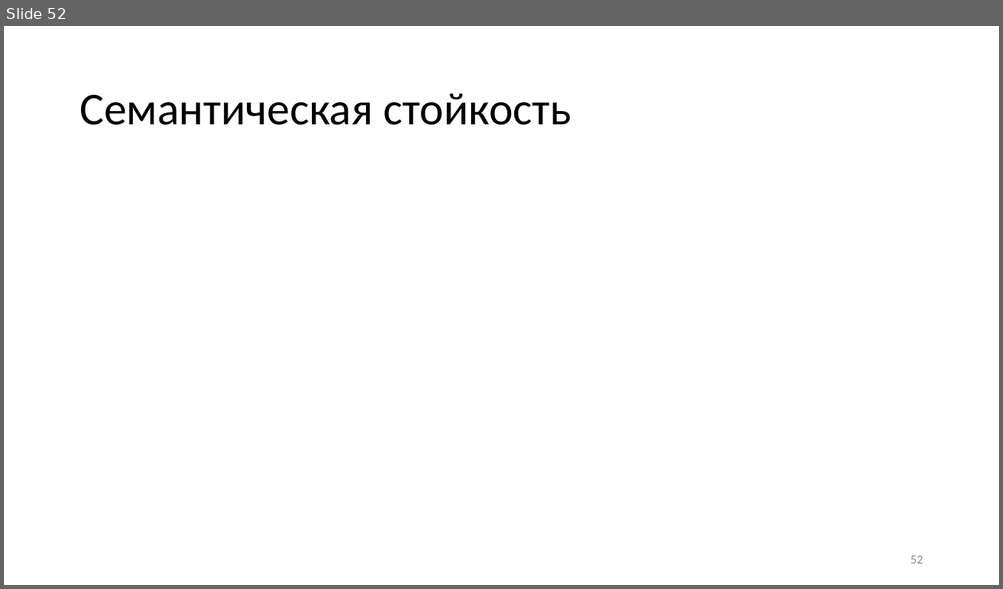
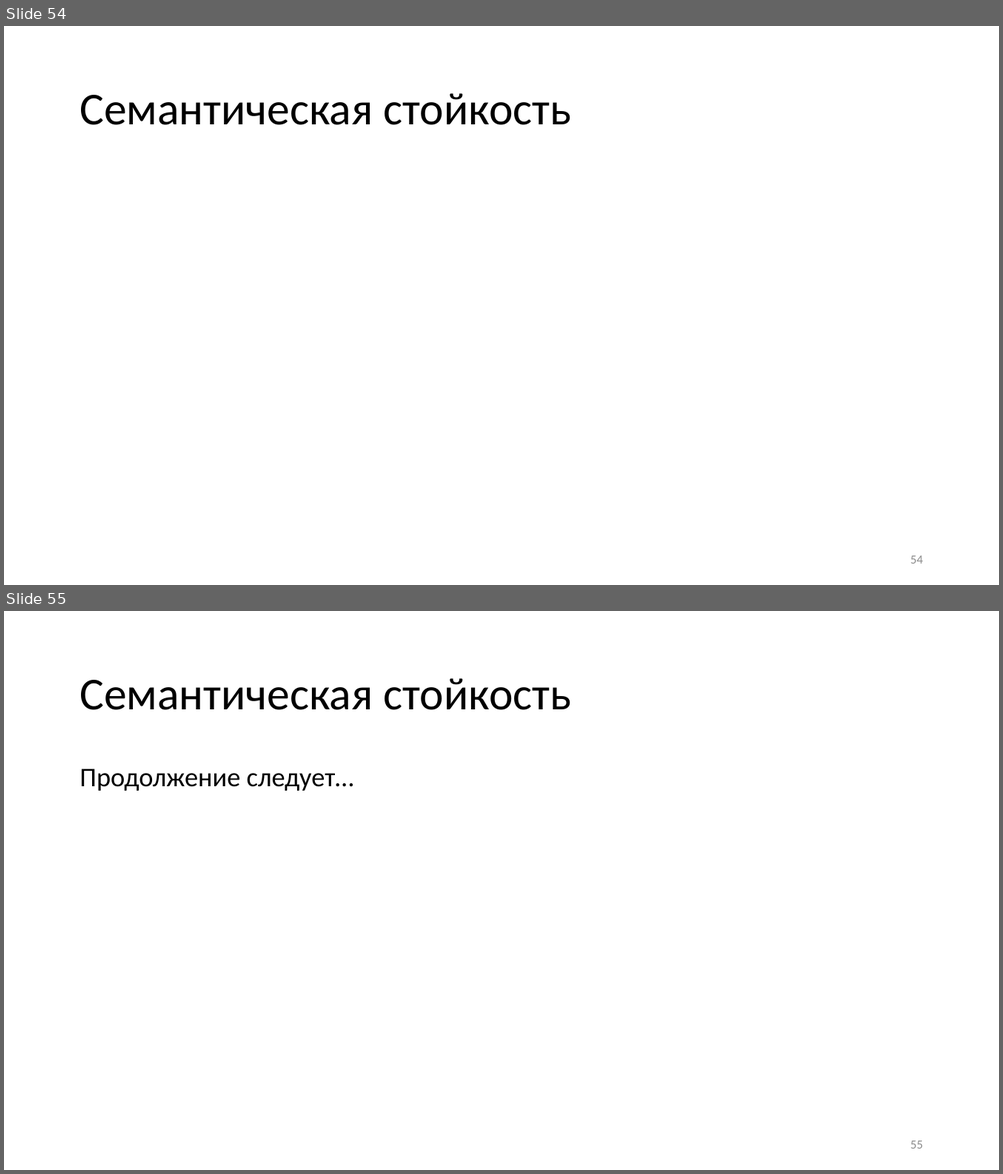
Before and after one commit to CryptoCourse/CryptoLectures, a slide deck: Lectures/Lecture1.pptx. Shown one above the other, each under a label of ours: slide 52 before the commit, slides 54 and 55 after it. The pictures are 1003x589 and 1003x1174 pixels, drawn with LibreOffice and Linux fonts; fonts in the diff are those of the drawing; grey boxes stand for pictures. Boxes give left, top, right and bottom in pixels: in the first picture for what was removed or moved away, otherwise in the second. Text is boxed around its words. In the diff, an @@ line names an element or a change of style, - is before the commit and + after.

```diff
--- a/Lectures/Lecture1.pptx
+++ b/Lectures/Lecture1.pptx
@@ slide 55 added at bbox=[4, 611, 999, 1170], background #FFFFFF @@
@@ title added at bbox=[79, 678, 571, 710], 44 pt, text #000000 @@
+Семантическая стойкость
@@ text added at bbox=[79, 769, 354, 791], 26 pt, text #000000 @@
+Продолжение следует…
@@ page number added at bbox=[910, 1141, 922, 1149], 12 pt, text #8C8C8C @@
+55
@@ what was slide 52 is now slide 54 @@
@@ page number at bbox=[910, 556, 922, 564]: text changed @@
-52
+54
```
Also in this commit, not shown: 4 slides changed, 2 other slides added, 18 slides removed, 1 other file.
